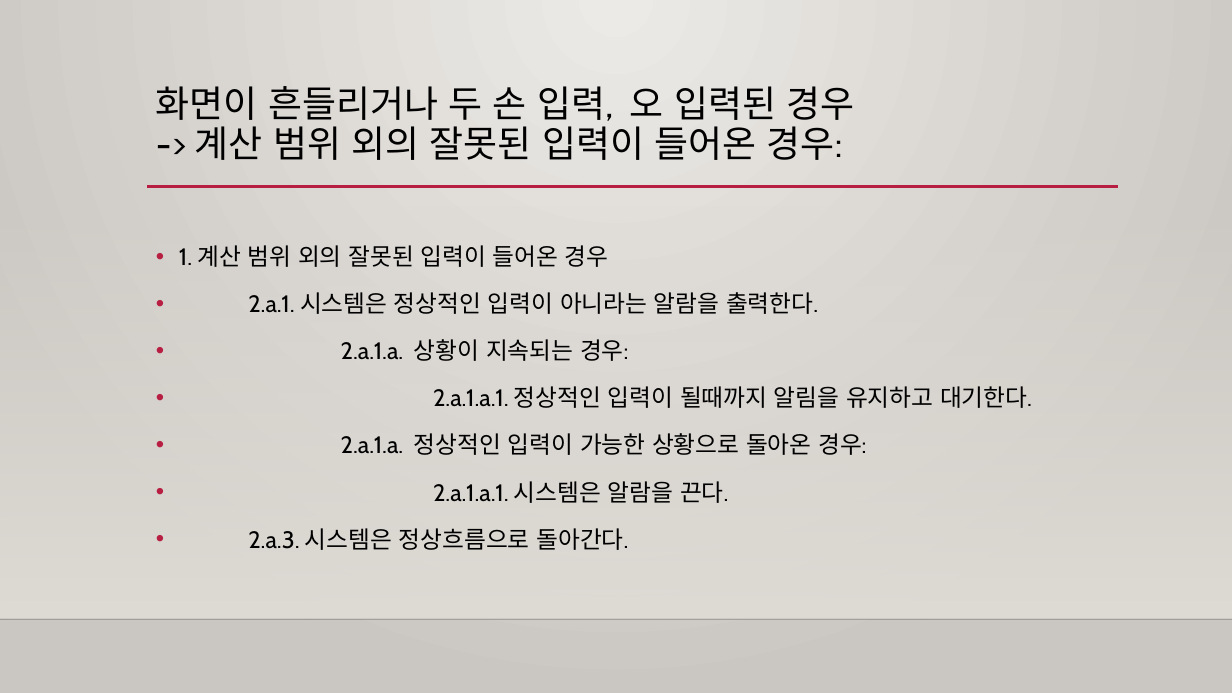
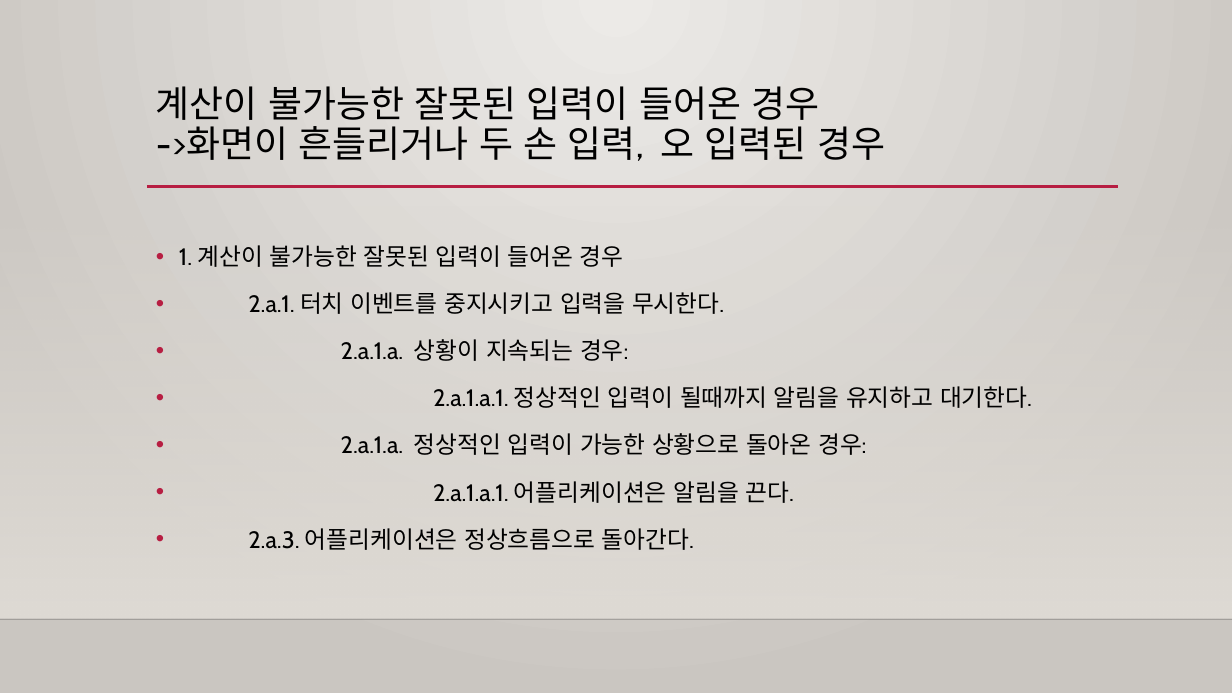
Before and after one commit to Capstone-Design/Documents, a slide deck: slide 7 of 캡스톤디자인발표 17.10.19.pptx (slide 6 before the commit). Drawn at 1232x693 pixels with LibreOffice and Linux fonts; fonts in the diff are those of the drawing; background and template pictures are left out. Boxes give left, top, right and bottom in pixels: in the first picture for what was removed or moved away, otherwise in the second. Text is boxed around its words. In the diff, an @@ line names an element or a change of style, - is before the commit and + after.

```diff
--- a/캡스톤디자인발표 17.10.19.pptx
+++ b/캡스톤디자인발표 17.10.19.pptx
@@ title at (156, 86, 885, 161): text changed @@
-화면이 흔들리거나 두 손 입력, 오 입력된 경우
--> 계산 범위 외의 잘못된 입력이 들어온 경우:
+계산이 불가능한 잘못된 입력이 들어온 경우
+->화면이 흔들리거나 두 손 입력, 오 입력된 경우
@@ text at (179, 245, 724, 314): text changed @@
-• 1. 계산 범위 외의 잘못된 입력이 들어온 경우
-• 2.a.1. 시스템은 정상적인 입력이 아니라는 알람을 출력한다.
+• 1. 계산이 불가능한 잘못된 입력이 들어온 경우
+• 2.a.1. 터치 이벤트를 중지시키고 입력을 무시한다.
@@ text at (248, 481, 793, 550): text changed @@
-• 2.a.1.a.1. 시스템은 알람을 끈다.
-• 2.a.3. 시스템은 정상흐름으로 돌아간다.
+• 2.a.1.a.1. 어플리케이션은 알림을 끈다.
+• 2.a.3. 어플리케이션은 정상흐름으로 돌아간다.
```
Also in this commit, not shown: 9 other slides changed, 4 slides added.
